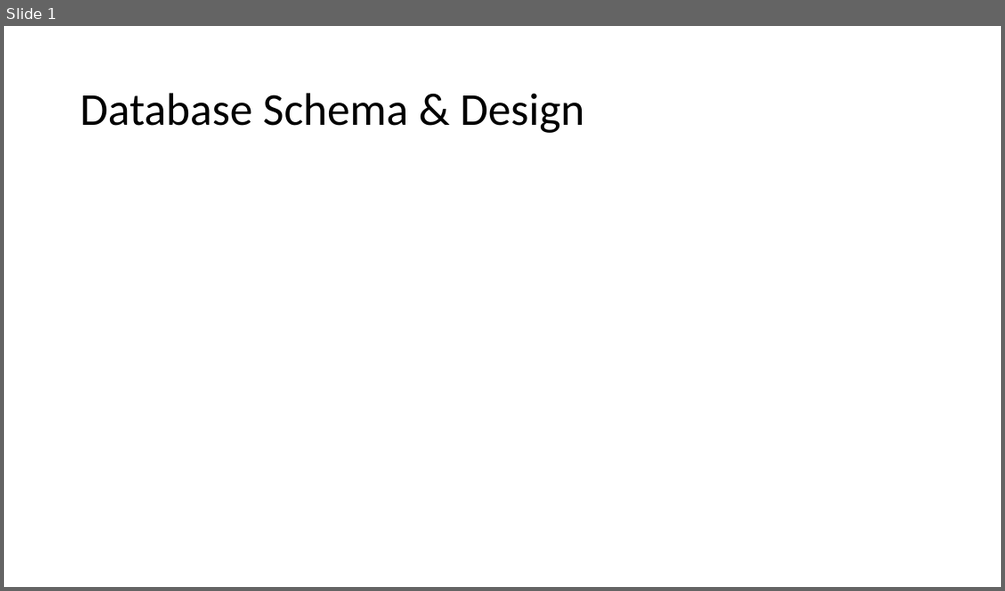
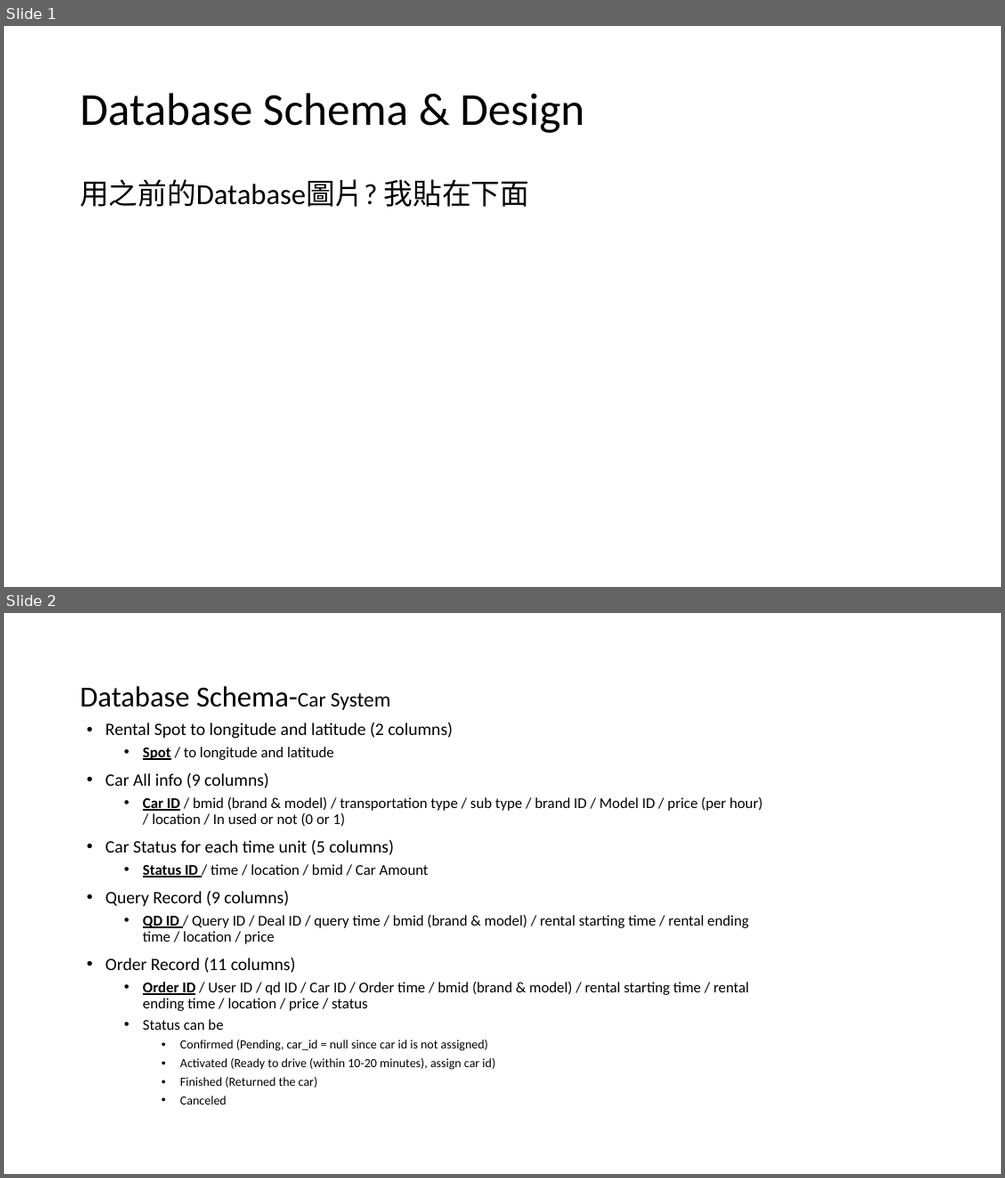
Before and after one commit to yichiehliu/yichiehliu.github.io, a slide deck: Daimler_revised.pptx. Shown one above the other, each under a label of ours: slide 1 before the commit, slides 1 and 2 after it. The pictures are 1005x591 and 1005x1178 pixels, drawn with LibreOffice and Linux fonts; fonts in the diff are those of the drawing. Boxes give left, top, right and bottom in pixels: in the first picture for what was removed or moved away, otherwise in the second. Text is boxed around its words. In the diff, an @@ line names an element or a change of style, - is before the commit and + after.

```diff
--- a/Daimler_revised.pptx
+++ b/Daimler_revised.pptx
@@ slide 2 added at [4,613,1001,1174], background #FFFFFF @@
@@ title added at [80,686,391,710], 28 pt, text #000000 @@
+Database Schema-Car System
@@ text added at [105,722,762,1104], 14.4 pt, text #000000 @@
+• Rental Spot to longitude and latitude (2 columns)
+  • Spot / to longitude and latitude
+• Car All info (9 columns)
+  • Car ID / bmid (brand & model) / transportation type / sub type / brand ID / Model ID / price (per hour) / location / In used or not (0 or 1)
+• Car Status for each time unit (5 columns)
+  • Status ID / time / location / bmid / Car Amount
+• Query Record (9 columns)
+  • QD ID / Query ID / Deal ID / query time / bmid (brand & model) / rental starting time / rental ending time / location / price
+• Order Record (11 columns)
+  • Order ID / User ID / qd ID / Car ID / Order time / bmid (brand & model) / rental starting time / rental ending time / location / price / status
+  • Status can be
+    • Confirmed (Pending, car_id = null since car id is not assigned)
+    • Activated (Ready to drive (within 10-20 minutes), assign car id)
+    • Finished (Returned the car)
+    • Canceled
@@ slide 1 changed as well @@
@@ text added at [80,179,529,207], 28 pt, text #000000 @@
+用之前的Database圖片? 我貼在下面
```
Also in this commit, not shown: 3 other slides changed, 5 other slides added, 5 other files.
